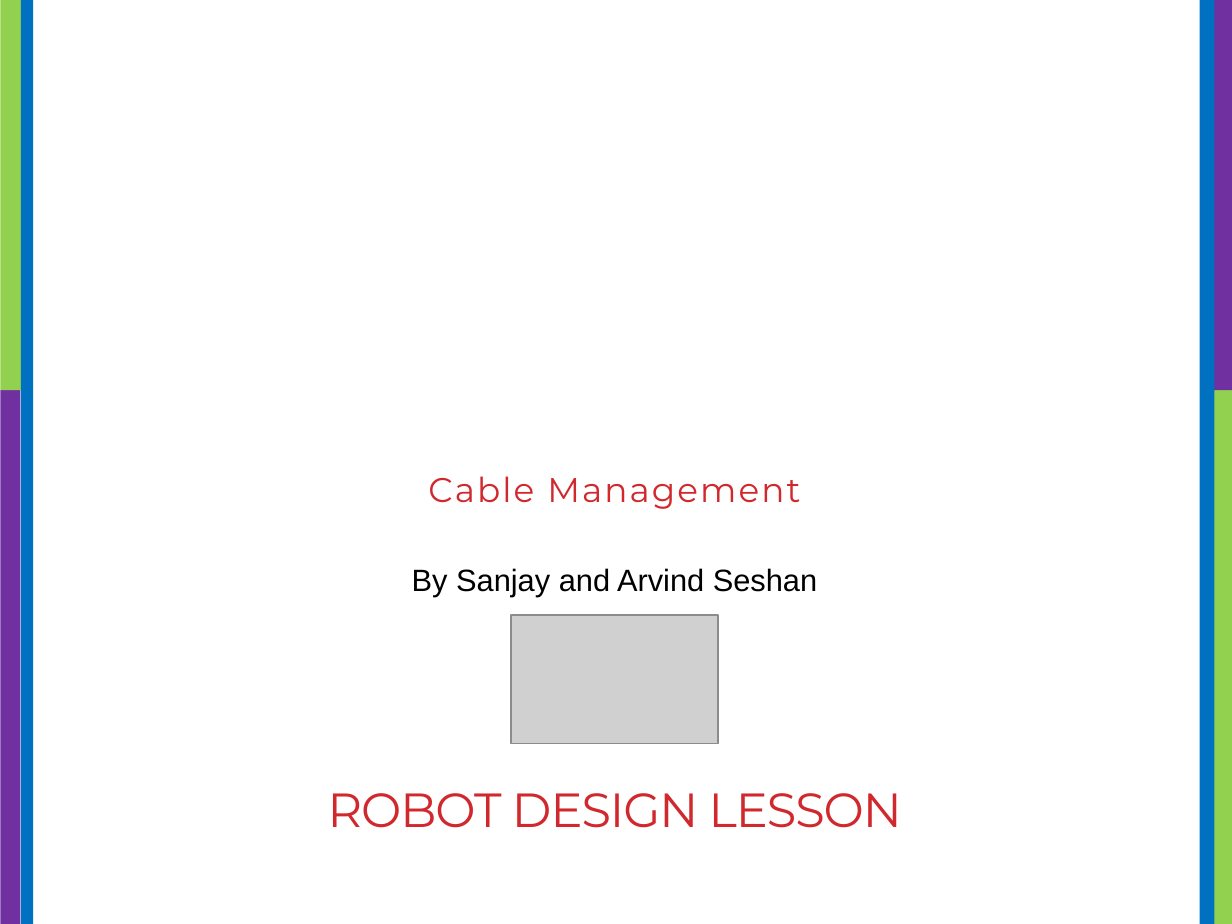
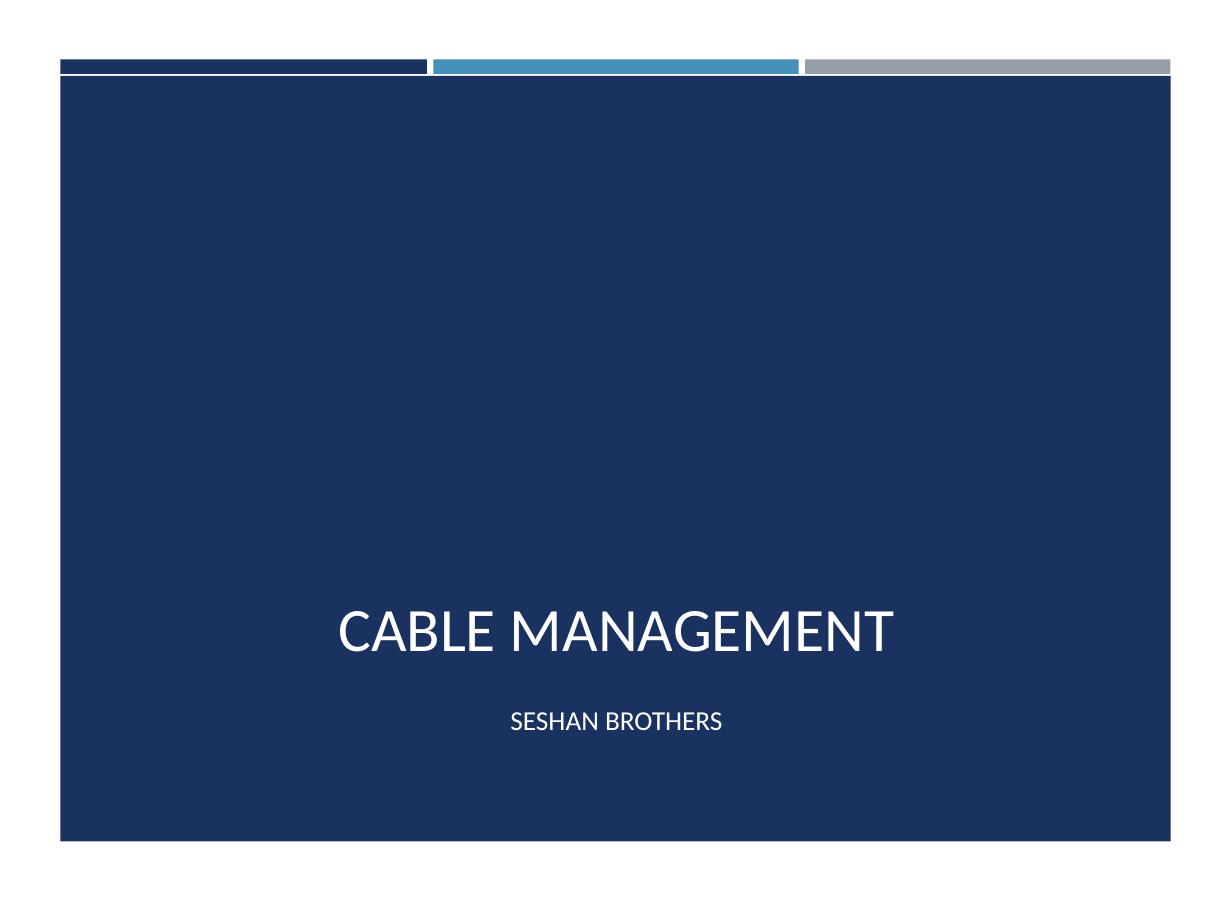
Before and after one commit to ev3lessons/FLL-Tutorials, a slide deck: slide 1 of translations/en-us/RobotGame/CableManagement.pptx. Drawn at 1232x924 pixels with LibreOffice and Linux fonts; fonts in the diff are those of the drawing; grey boxes stand for pictures; background and template pictures are left out. Boxes give left, top, right and bottom in pixels: in the first picture for what was removed or moved away, otherwise in the second. Text is boxed around its words. In the diff, an @@ line names an element or a change of style, - is before the commit and + after.

```diff
--- a/translations/en-us/RobotGame/CableManagement.pptx
+++ b/translations/en-us/RobotGame/CableManagement.pptx
@@ rectangle removed at [0,0,25,391] @@
@@ rectangle removed at [21,0,33,924] @@
@@ rectangle removed at [1200,0,1212,924] @@
@@ rectangle removed at [1202,0,1215,924] @@
@@ rectangle removed at [1207,0,1232,391] @@
@@ rectangle added at [60,59,426,74], fill #1A3260 @@
@@ rectangle added at [434,59,798,74], fill #4590B8 @@
@@ rectangle added at [806,59,1170,74], fill #969FA7 @@
@@ rectangle added at [60,76,1170,841], fill #1A3260 @@
@@ rectangle removed at [0,391,20,924] @@
@@ rectangle removed at [1212,391,1232,924] @@
@@ title "CABLE MANAGEMENT" at [338,611,894,652]: vertical alignment top to bottom @@
@@ text removed at [412,568,817,597] @@
-By Sanjay and Arvind Seshan
@@ title at [338,611,894,652]: text changed; size 20 to 36 pt; font Montserrat to Calibri; text colour #D1282E to #FFFFFF @@
-Cable Management
+CABLE MANAGEMENT
@@ picture removed at [511,615,718,743] @@
@@ subtitle added at [510,712,722,730], 16 pt, text #FFFFFF @@
+SESHAN BROTHERS
@@ title removed at [328,793,902,828] @@
-ROBOT DESIGN LESSON
```
Also in this commit, not shown: 8 other slides changed, 24 other files.
